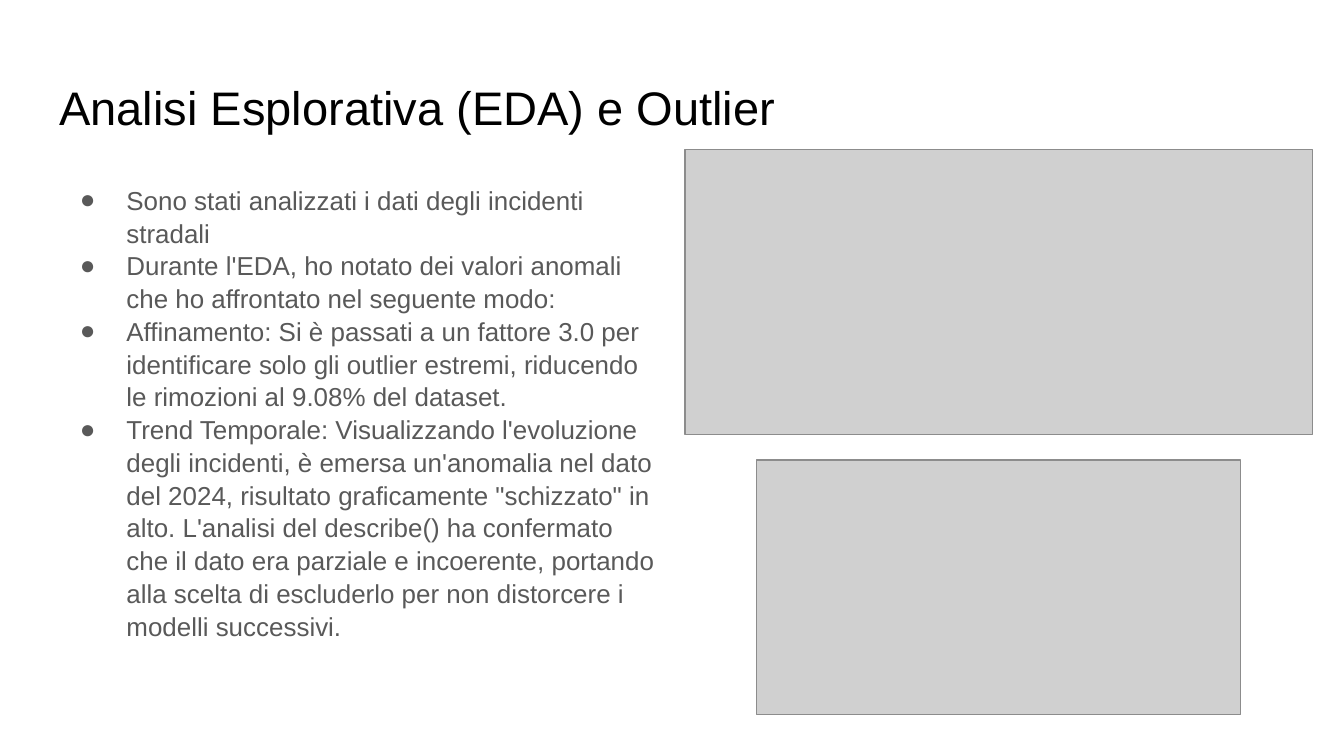
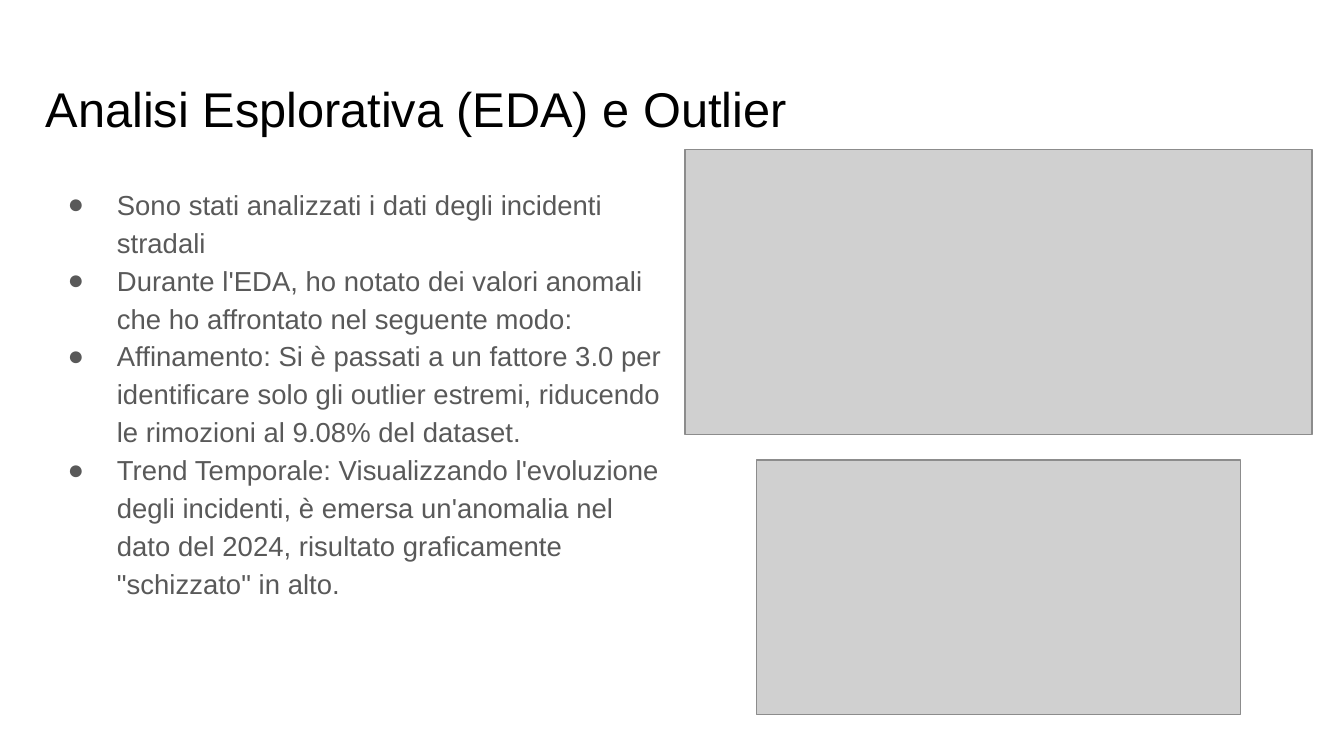
Before and after one commit to Gabriele360/progetto-finale-dapt26, a slide deck: slide 2 of slide progetto finale salmi gabriele.pptx. Drawn at 1344x756 pixels with LibreOffice and Linux fonts; fonts in the diff are those of the drawing; grey boxes stand for pictures. Boxes give left, top, right and bottom in pixels: in the first picture for what was removed or moved away, otherwise in the second. Text is boxed around its words. In the diff, an @@ line names an element or a change of style, - is before the commit and + after.

```diff
--- a/slide progetto finale salmi gabriele.pptx
+++ b/slide progetto finale salmi gabriele.pptx
@@ title "Analisi Esplorativa (EDA) e Outlier" at (46,91,786,136): size 25.2 to 26 pt @@
@@ text at (117,195,661,443): size 13.9 to 14.8 pt in "Sono stati analizzati i dati degli incidenti ...", "Durante l'EDA, ho notato dei valori anomali ...", "Affinamento: Si è passati a un fattore ..."; indent changed; line spacing 1.05 to 1.15 @@
@@ text at (117,460,659,595): text changed; size 13.9 to 14.8 pt @@
-● Trend Temporale: Visualizzando l'evoluzione degli incidenti, è emersa un'anomalia nel dato del 2024, risultato graficamente "schizzato" in alto. L'analisi del describe() ha confermato che il dato era parziale e incoerente, portando alla scelta di escluderlo per non distorcere i modelli successivi.
+● Trend Temporale: Visualizzando l'evoluzione degli incidenti, è emersa un'anomalia nel dato del 2024, risultato graficamente "schizzato" in alto.
```
Also in this commit, not shown: 3 other slides changed.
